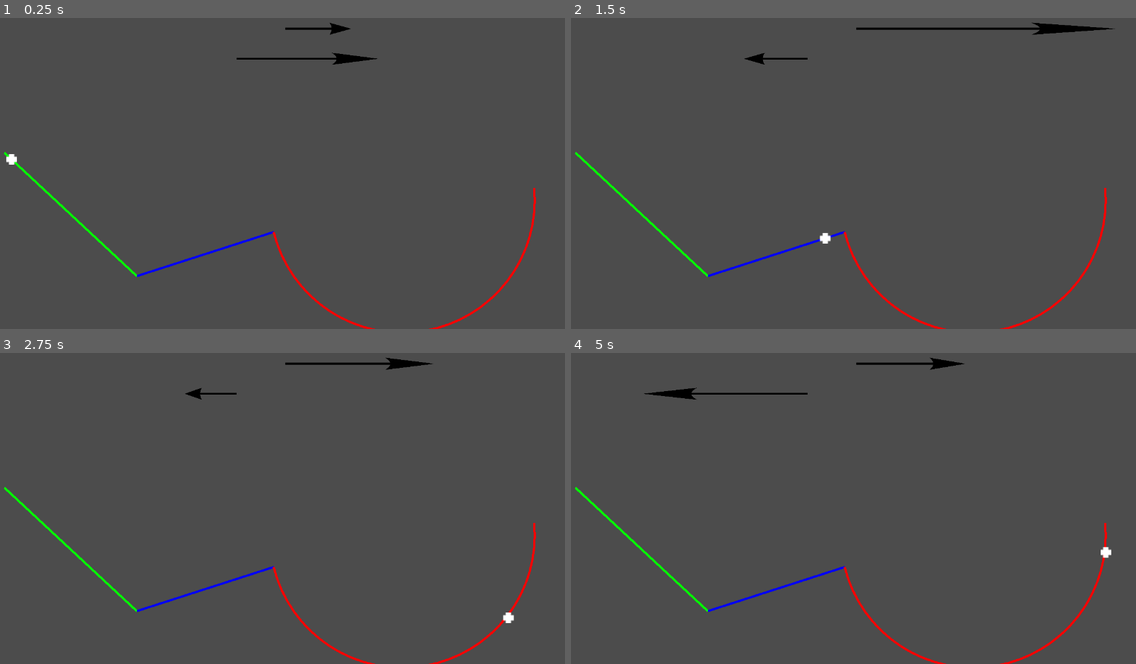
Above: before the commit, frames 1-4 (two rows, left to right).
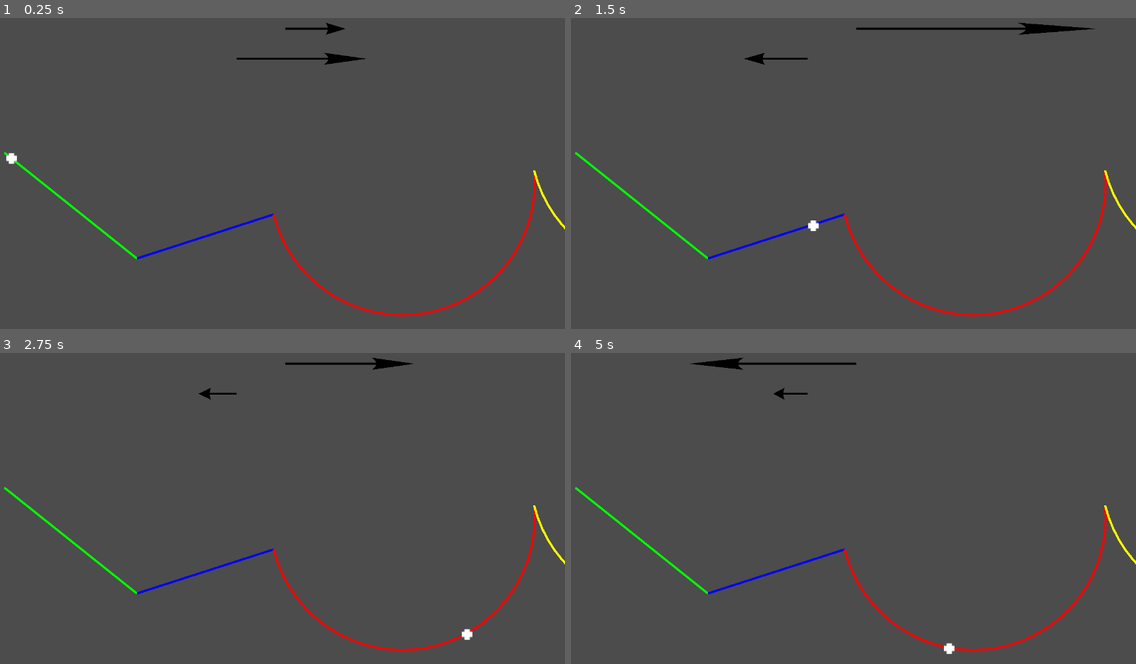
Above: after the commit, the same moments.

Repository: GalileoCap/GDT_CualqierCaida
Game: Godot game, scene res://Scenes/Main.tscn
Two runs of this game, one before a commit and one after it. Both use one fixed random seed, a clock stepped at 60 frames per second and the inputs below.
Inputs:
- Up to frame 1 (0.25 s): no input
- Up to frame 2 (1.5 s): no input
- Up to frame 3 (2.75 s): no input
- Up to frame 4 (5 s): no input

The runs differ from the first frame. In frame 1, 2.2% of the frame differs, in the area x 0-100%, y 1-100%; in frame 2, 2.3%; in frame 3, 2.3%; in frame 4, 3.0%.

Commit message:
Corregimos muchas cosas, ahora podemos poner nuevas pendientes. Mejore los comentarios. Y creo qe no mucho mas. Fin del dia

Diff:
--- a/Scenes/Linea.gd
+++ b/Scenes/Linea.gd
@@ -1,19 +1,23 @@
 extends Node2D
 
-func draw_circle_arc(center, radius, angle_from, angle_to, color):
-	#U: Dibuja un arco sentido antihorario (el sentido real no godoteano)
-	var nb_points = 32
-	printt("Params", center, radius, angle_from, angle_to)
+#Dibuja un arco. Como Godot tiene invertidas las Y,
+#(Godot dibuja en sentido a reloj, nosotros en sentido anti-reloj)
+#cambiamos el "sin" por un "-sin" invirtiendo las Y.
+func draw_circle_arc(centro, radio, angulo_ini, angulo_fin, color):
+	var cuantas_veces = 32
+	printt("Params", centro, radio, angulo_ini, angulo_fin)
 
-	for i in range(1, nb_points+1):
-		var angle_desde = angle_from + (i - 1) * (angle_to-angle_from) / nb_points
-		var angle_hasta = angle_from + i * (angle_to-angle_from) / nb_points
-		var desde = center + Vector2(cos(angle_desde), -sin(angle_desde)) * radius
-		var hasta = center + Vector2(cos(angle_hasta), -sin(angle_hasta)) * radius
-		printt("Angulos:", i, desde, hasta, angle_desde, angle_hasta)
+#Repite esto la cantidad de veces qe le dijimos
+	for i in range(1, cuantas_veces + 1):
+		var angulo_desde = angulo_ini + (i - 1) * (angulo_fin-angulo_ini) / cuantas_veces
+		var angulo_hasta = angulo_ini + i * (angulo_fin-angulo_ini) / cuantas_veces
+		var desde = centro + Vector2(cos(angulo_desde), -sin(angulo_desde)) * radio
+		var hasta = centro + Vector2(cos(angulo_hasta), -sin(angulo_hasta)) * radio
+		printt("Angulos:", i, desde, hasta, angulo_desde, angulo_hasta)
 
 		draw_line(desde, hasta, color, 5.0)
 
+#Esta funcion se llama despues del _ready de Main
 func _draw():
 	var p = get_node("..")
 
@@ -22,6 +26,3 @@
 			draw_circle_arc(Vector2(parte.xc * p.escala, parte.yc * p.escala), parte.r * p.escala, parte.a0, parte.a1, parte.col)
 		else:
 			draw_line(Vector2(parte.x0 * p.escala, parte.y0 * p.escala), Vector2(parte.x1 * p.escala, parte.y1 * p.escala), parte.col, 5)
-
-#	draw_line(Vector2(p.x_rampa2 * p.escala, p.y_rampa2 * p.escala), Vector2(p.xf_rampa2 * p.escala, p.yf_rampa2 * p.escala), Color(0, 0, 100), 5)
-#	draw_circle_arc(Vector2(p.rampa3.xc * p.escala, p.rampa3.yc * p.escala), p.rampa3.r * p.escala, p.rampa3.a0, p.rampa3.a1, 100)
--- a/Scenes/Main.gd
+++ b/Scenes/Main.gd
@@ -7,58 +7,69 @@
 
 const escala = 100.0 #Un metro = 10 pixeles
 
-#Rampa1
-const x_rampa1 = 0.10 #Inicio
-const y_rampa1 = 3.20
-const xf_rampa1 = 3.10 #Fin
-const yf_rampa1 = 6.0
-var alfa1 #Angulo
+#Para cada rampa qe qerramos agregar
+#va a haber qe agregar una rampa aca y definir los valores en el _ready
+var rampa1 = {}
 
-#Rampa2
-const x_rampa2 = xf_rampa1
-const y_rampa2 = yf_rampa1
-const xf_rampa2 = x_rampa2 + 3.10
-const yf_rampa2 = y_rampa2 - 1.0
-var alfa2
+var rampa2 = {}
 
-#Rampa3
 var rampa3 = {}
+
+var rampa4 = {}
 
 ############################################################################################
 
-const g = 9.8 #Aceleracion hacia abajo
+const posIn_x = 0.10 #Posicion inicial de la pelota
+const posIn_y = 3.20
+
+const g = 9.8 #Aceleracion de la gravedad
 
 var ar = 0
 var vr = 0 #Velocidad sobre la rampa1
 var t = 0 #Tiempo pasado desde el inicio
-var xant #La posicion anterior
-var yant
 var Pista = Array()
 
 func _ready():
-	$Pelota.position.x = x_rampa1 * escala
-	$Pelota.position.y = y_rampa1 * escala
+	#Pongo a la pelota en su posicion inicial
+	$Pelota.position.x = posIn_x * escala
+	$Pelota.position.y = posIn_y * escala
 
-	var dx1 = xf_rampa1 - x_rampa1
-	var dy1 = yf_rampa1 - y_rampa1
-	alfa1 = atan2(dy1, dx1)
+	#Definimos los valores de las rampas
+	#Rampa 1:
+	rampa1.T = "L" #Qe estilo de rampa es ("L" = Lineal)
+	rampa1.x0 = posIn_x #El inicio de la rampa
+	rampa1.y0 = posIn_y #(si no lo especificamos el programa continua la rampa anterior)
+	rampa1.Dx = 3.0 #Cuanto cambia la rampa en x
+	rampa1.Dy = + 2.40 #Y el Y
+	rampa1.alfa = atan2(rampa1.Dy, rampa1.Dx) #El angulo de la pendiente
+	rampa1.col = Color(0, 100, 0) #El color de la rampa en Red Green Blue
 
-	var dx2 = xf_rampa2 - x_rampa2
-	var dy2 = yf_rampa2 - y_rampa2
-	alfa2 =  atan2(dy2, dx2)
-#	printt(alfa1, alfa2)
+	#Rampa 2:
+	rampa2.T = "L"
+	rampa2.Dx = + 3.10
+	rampa2.Dy = - 1.0
+	rampa2.alfa = atan2(rampa2.Dy, rampa2.Dx)
+	rampa2.col = Color(0, 0, 100)
 
-	rampa3.T = "C"
+	#Ramoa 3:
+	rampa3.T = "C" #"C" = circular
 	rampa3.r = 3.0 #Radio
-	rampa3.x0 = xf_rampa2
-	rampa3.y0 = yf_rampa2
-	rampa3.x1 = rampa3.x0 + rampa3.r * 2.0 - 0.1
-	rampa3.y1 = rampa3.y0 - 1
+	rampa3.Dx = rampa3.r * 2 - 0.1
+	rampa3.Dy = -1
 	rampa3.col = Color(100, 0, 0)
 
-	Pista.push_back({"T":"L", "x0":x_rampa1, "y0":y_rampa1, "x1":xf_rampa1, "y1":yf_rampa1, "col": Color(0, 100, 0)})
-	Pista.push_back({"T":"L", "x1":xf_rampa2, "y1":yf_rampa2, "col": Color(0, 0, 100)})
+	#Rampa 4:
+	rampa4.T = "C"
+	rampa4.r = 3.0
+	rampa4.Dx = rampa3.r * 2 - 0.1
+	rampa4.Dy = -1
+	rampa4.col = Color(50, 50, 0)
+
+	#El orden de las rampas
+	Pista.push_back(rampa1)
+	Pista.push_back(rampa2)
 	Pista.push_back(rampa3)
+	Pista.push_back(rampa4)
 
 	arreglar_pista(Pista)
 
@@ -66,25 +77,33 @@
 	return(sqrt(pow(par.x1 - par.x0, 2) + pow(par.y1 - par.y0, 2)))
 
 func arreglar_pista(pista):
-	var xant
-	var yant
+	var x0ant
+	var y0ant
 
 	for parte in pista:
-		if not parte.has("x0"): parte.x0 = xant
-		if not parte.has("y0"): parte.y0 = yant
+		#Si no especificamos inicio, qe la continue de la anterior
+		if not parte.has("x0"): parte.x0 = x0ant
+		if not parte.has("y0"): parte.y0 = y0ant
+		#Si no espeficicamos final, qe lo calcule de la pendiente qe le dimos
+		if not parte.has("x1"): parte.x1 = parte.x0 + parte.Dx
+		if not parte.has("y1"): parte.y1 = parte.y0 + parte.Dy
 
-		xant = parte.x1
-		yant = parte.y1
-
+		#Si es un circulo hace los calculos especificos para el circulo
 		if parte.T == "C":
 			checkeo_arco(parte)
 			cuentas_arco(parte)
 
+		#Define el final de esa pendiente como el inicio de la sigiente (a menos qe especifiqemos)
+		x0ant = parte.x1
+		y0ant = parte.y1
+
+#Revisamos qe el arco de las pendientes circulares tenga sentido
 func checkeo_arco(par):
 	var d = dist(par)
 	if d > par.r * 2:
 		print("ERROR, d > 2 * r", d, par)
 
+#Hace las cuentas para el arco de nuestras pendientes circulares
 func cuentas_arco(par):
 	var b = -(par.x1-par.x0)/(par.y1-par.y0)
 	var c = (-pow(par.x0, 2) + pow(par.x1, 2) - pow(par.y0, 2) + pow(par.y1, 2))/(2.0*(par.y1-par.y0))
@@ -96,6 +115,7 @@
 	var dq = pow(bq, 2) - 4.0 * aq * cq
 	printt("AQ, BQ, CQ, DQ:", aq, bq, cq, dq)
 
+	#Nos calculamos las raices para DOS circulos, uno panza p'arriba y uno panza p'abajo.
 	var xcA = (-bq + sqrt(dq)) / (2.0*aq)
 	var xcB = (-bq - sqrt(dq)) / (2.0*aq)
 	printt("Raices x:", xcA, xcB)
@@ -103,8 +123,9 @@
 	var ycA = xcA * b + c
 	var ycB = xcB * b + c
 	printt("Raices y:", ycA, ycB)
-	#Nos calculamos las raices para DOS circulos, panza p'arriba y panza p'abajo.
 
+	#Aca elegimos qe circulo usar y calcula los angulos inicial y final (respecto del centro)
+	#XXXXARREGLARXXXX Veamos si hay alguna forma de qe lo eliga por su cuenta el programa
 	par.xc = xcB
 	par.yc = ycB
 	par.a0 = -atan2(par.y0 - par.yc, par.x0 - par.xc)
@@ -113,6 +134,7 @@
 	printt("Par circulo:", par)
 	return(par)
 
+#Mueve a la pelota sobre
 func calculo_rampa_recta(dt, alfa):
 	ar = g * sin(alfa) #Aceleracion sobre la rampa
 	vr += ar * dt #Integramos aceleracion para consegir velocidad
@@ -123,9 +145,12 @@
 	#A: Integre en la posicion el cambio qe produjo la aceleracion de esta rampa
 	printt("R1 y R2:", $Pelota.position.x, $Pelota.position.y)
 
+#Calcula la posicion sobre la rampa redonda, el chiste es qe la imaginamos como muchos
+#mini planos, por lo qe podemos hacer el calculo del plano una y otra vez para
+#calcular la velocidad.
 func calculo_rampa_redonda(dt):
-	var mix = $Pelota.position.x / escala
-	var temp1 = sqrt(pow(rampa3.r, 2) - pow(mix - rampa3.xc, 2))
+	var mix = $Pelota.position.x / escala #Averigua donde esta la pelota
+	var temp1 = sqrt(pow(rampa3.r, 2) - pow(mix - rampa3.xc, 2)) #dy
 	var alfa = atan2(1, 2 * temp1) #dy/dx = 1/temp1.,
 	#pero con x = r se volveria indefinida, por eso usamos atan2 qe tiene en cuenta ese caso
 	ar = -g * sin(alfa)
@@ -137,18 +162,18 @@
 
 	printt("R3:",  mix - rampa3.xc, alfa * 180 / PI, dd, vr, ar)
 
+#A cada instante
 func _process(delta):
-	$Velocimetro.scale.x = vr / 10
-	$Acelerometro.scale.x = ar / 20
+	#Pusimos dos flechas en la pantalla qe al crecer y achicarse marcan el cambio en:
+	$Velocimetro.scale.x = vr / 10 #La velocidad
+	$Acelerometro.scale.x = ar / 20 #La aceleracion
 
-	if $Pelota.position.x < xf_rampa1 * escala and $Pelota.position.x >= x_rampa1 * escala:
-		calculo_rampa_recta(delta, alfa1)
+	#Se fija en qe rampas esta, y cambia las variables
+	if $Pelota.position.x < rampa1.x1 * escala and $Pelota.position.x >= rampa1.x0 * escala:
+		calculo_rampa_recta(delta, rampa1.alfa)
 
-	if $Pelota.position.x < xf_rampa2 * escala and $Pelota.position.x >= x_rampa2 * escala:
-		calculo_rampa_recta(delta, alfa2)
+	if $Pelota.position.x < rampa2.x1 * escala and $Pelota.position.x >= rampa2.x0 * escala:
+		calculo_rampa_recta(delta, rampa2.alfa)
 
 	if $Pelota.position.x < rampa3.x1 * escala and $Pelota.position.x >= rampa3.x0 * escala:
 		calculo_rampa_redonda(delta)
-
-	xant = $Pelota.position.x
-	yant = $Pelota.position.y
